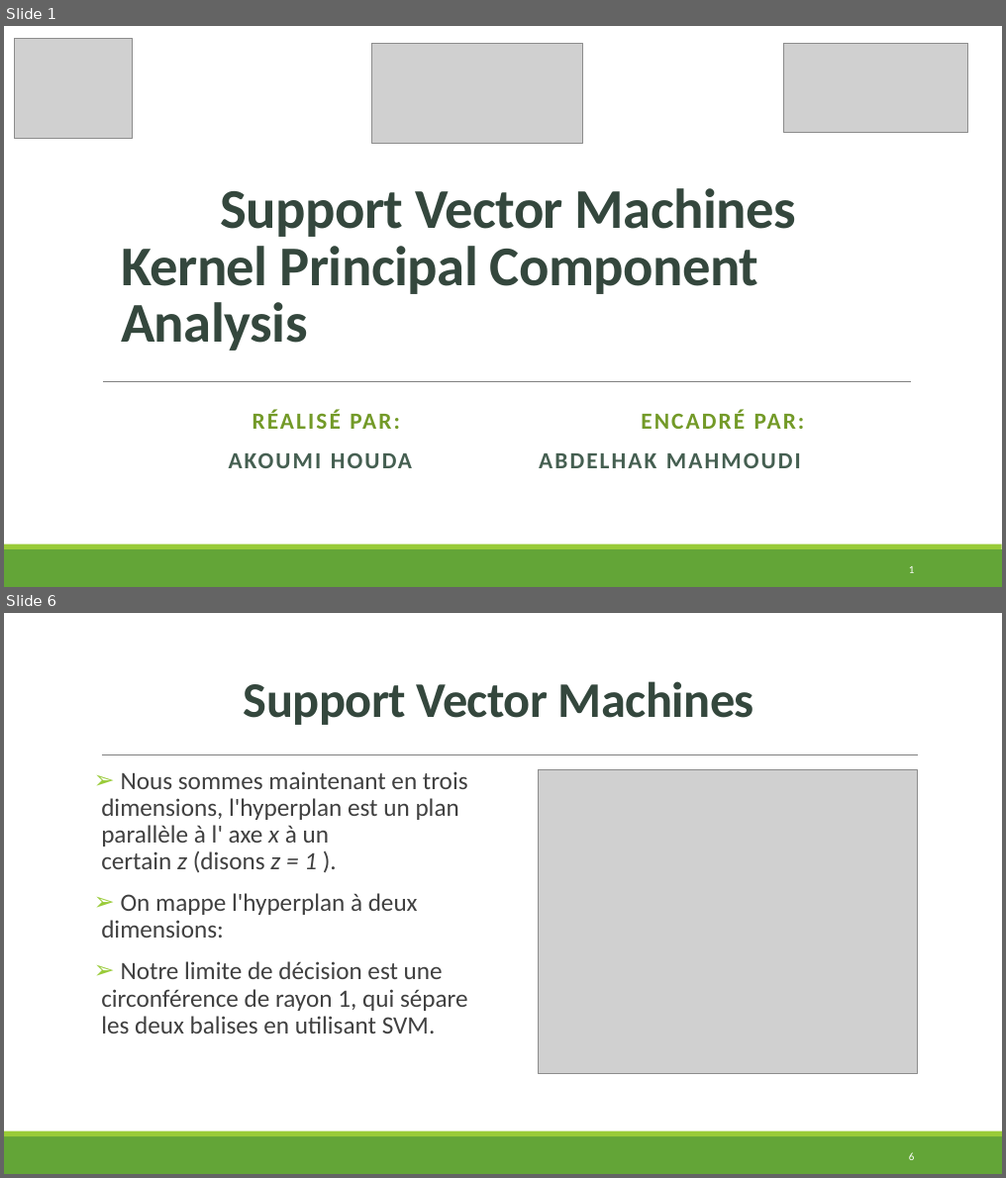
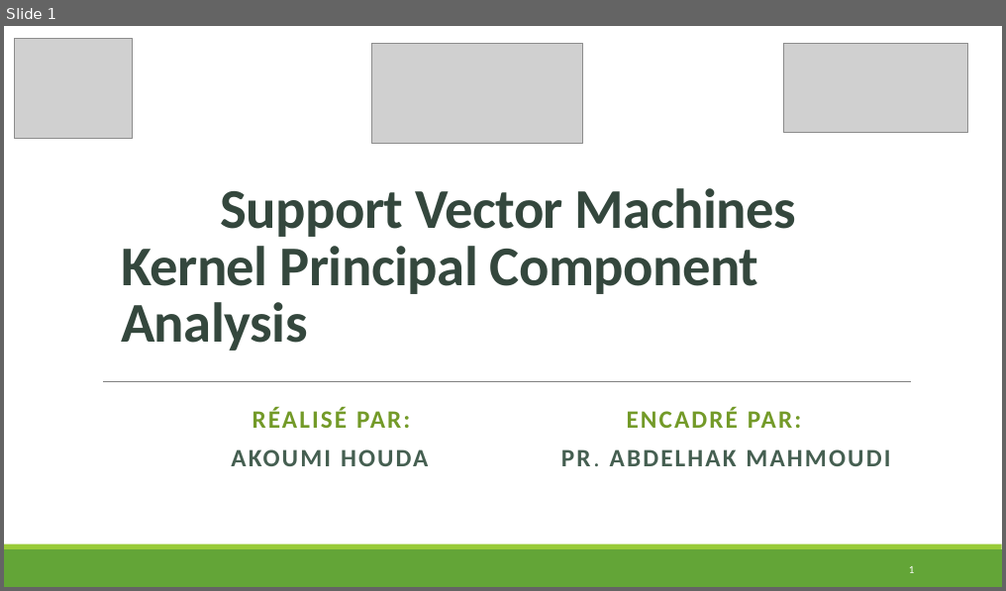
Before and after one commit to HOU-D/Machine-learning-project-, a slide deck: ML_AKOUMI HOUDA.pptx. Shown one above the other, each under a label of ours: slides 1 and 6 before the commit, slide 1 after it; the slides between them are not shown. The pictures are 1006x1178 and 1006x591 pixels, drawn with LibreOffice and Linux fonts; fonts in the diff are those of the drawing; grey boxes stand for pictures. Boxes give left, top, right and bottom in pixels: in the first picture for what was removed or moved away, otherwise in the second. Text is boxed around its words. In the diff, an @@ line names an element or a change of style, - is before the commit and + after.

```diff
--- a/ML_AKOUMI HOUDA.pptx
+++ b/ML_AKOUMI HOUDA.pptx
@@ slide 6 removed at <box>4,613,1002,1174</box>, background #FFFFFF; not listed: 2 template elements that a slide beside it also shows @@
@@ title removed at <box>244,681,754,725</box> @@
-Support Vector Machines
@@ line removed from (102, 756) to (918, 756) @@
@@ text removed at <box>101,771,468,1034</box> @@
-➢ Nous sommes maintenant en trois dimensions, l'hyperplan est un plan parallèle à l' axe x à un certain z (disons z = 1 ).
-➢ On mappe l'hyperplan à deux dimensions:
-➢ Notre limite de décision est une circonférence de rayon 1, qui sépare les deux balises en utilisant SVM.
@@ picture removed at <box>538,769,918,1074</box> @@
@@ page number removed at <box>909,1153,915,1160</box> @@
-6
@@ slide 1 changed as well @@
@@ subtitle at <box>252,408,801,428</box>: size 22.2 to 24 pt in "RÉALISÉ PAR: ENCADRÉ PAR:"; line spacing 0.9 to 0.8 @@
@@ subtitle at <box>231,450,890,467</box>: text changed; size 22.2 to 24 pt @@
-AKOUMI HOUDA ABDELHAK MAHMOUDI
+AKOUMI HOUDA PR. ABDELHAK MAHMOUDI
```
Also in this commit, not shown: 3 other slides changed, 6 slides added, 5 other slides removed.
